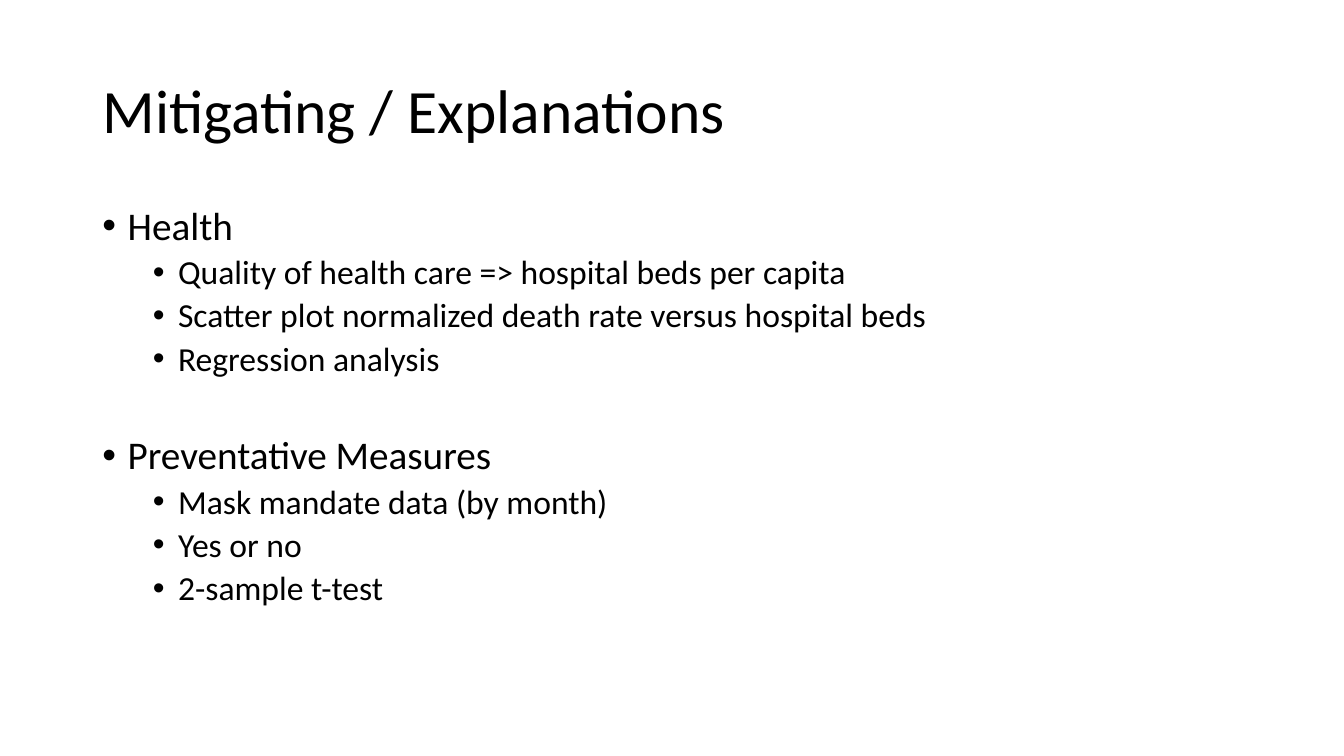
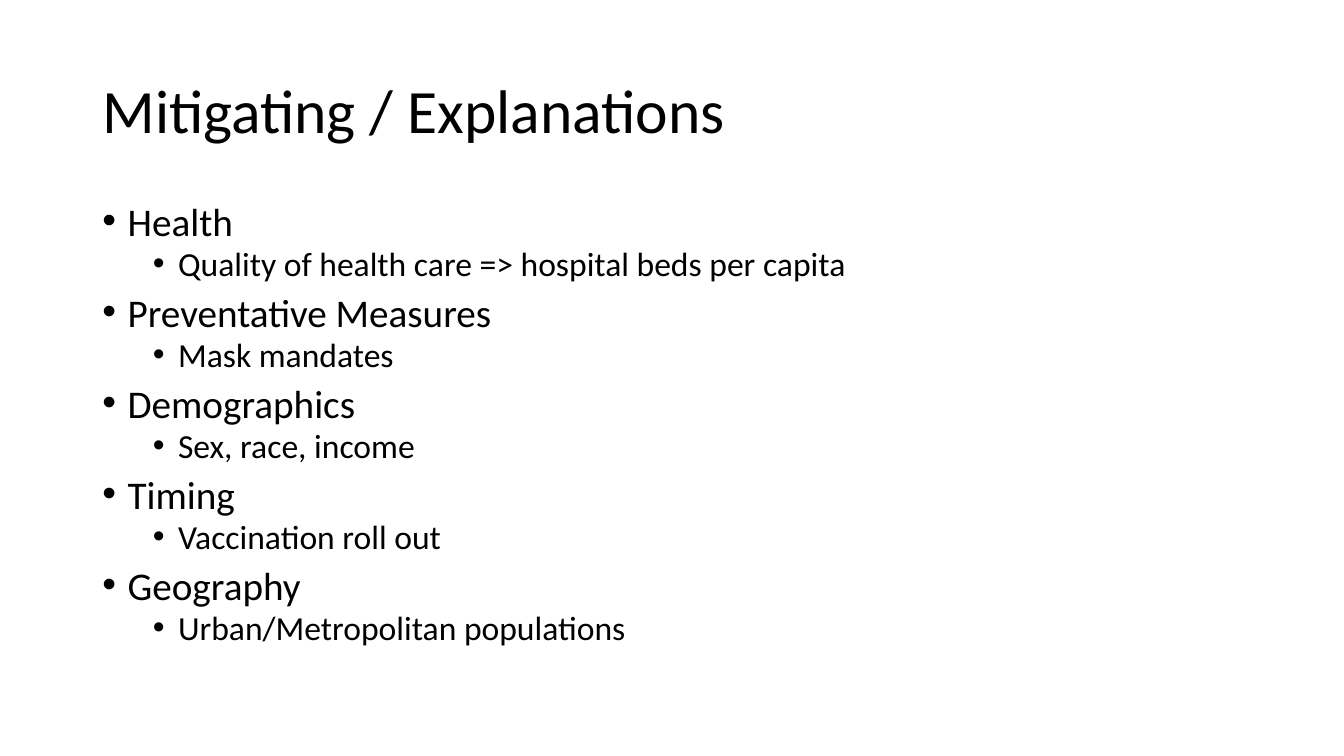
Before and after one commit to jenniecinelli/project_one, a slide deck: slide 9 of Folder0/Presentation.pptx. Drawn at 1344x756 pixels with LibreOffice and Linux fonts; fonts in the diff are those of the drawing. Boxes give left, top, right and bottom in pixels: in the first picture for what was removed or moved away, otherwise in the second. Text is boxed around its words. In the diff, an @@ line names an element or a change of style, - is before the commit and + after.

```diff
--- a/Folder0/Presentation.pptx
+++ b/Folder0/Presentation.pptx
@@ text at box(128, 208, 845, 328): line spacing 0.9 to 0.8 @@
@@ text at box(178, 303, 926, 377): paragraphs removed @@
-  • Scatter plot normalized death rate versus hospital beds
-  • Regression analysis
@@ text at box(128, 343, 625, 646): text changed @@
-  • Mask mandate data (by month)
-  • Yes or no
-  • 2-sample t-test
+  • Mask mandates
+• Demographics
+  • Sex, race, income
+• Timing
+  • Vaccination roll out
+• Geography
+  • Urban/Metropolitan populations
```
Also in this commit, not shown: 6 other slides changed, 2 slides removed, 13 other files.
